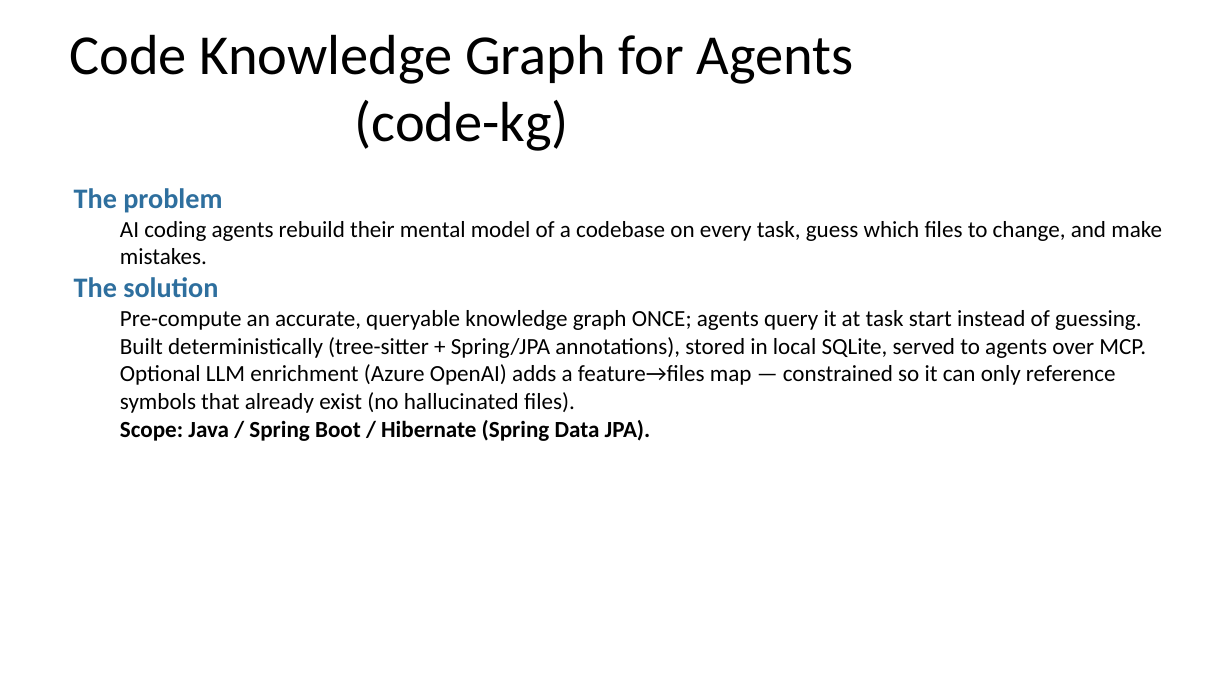
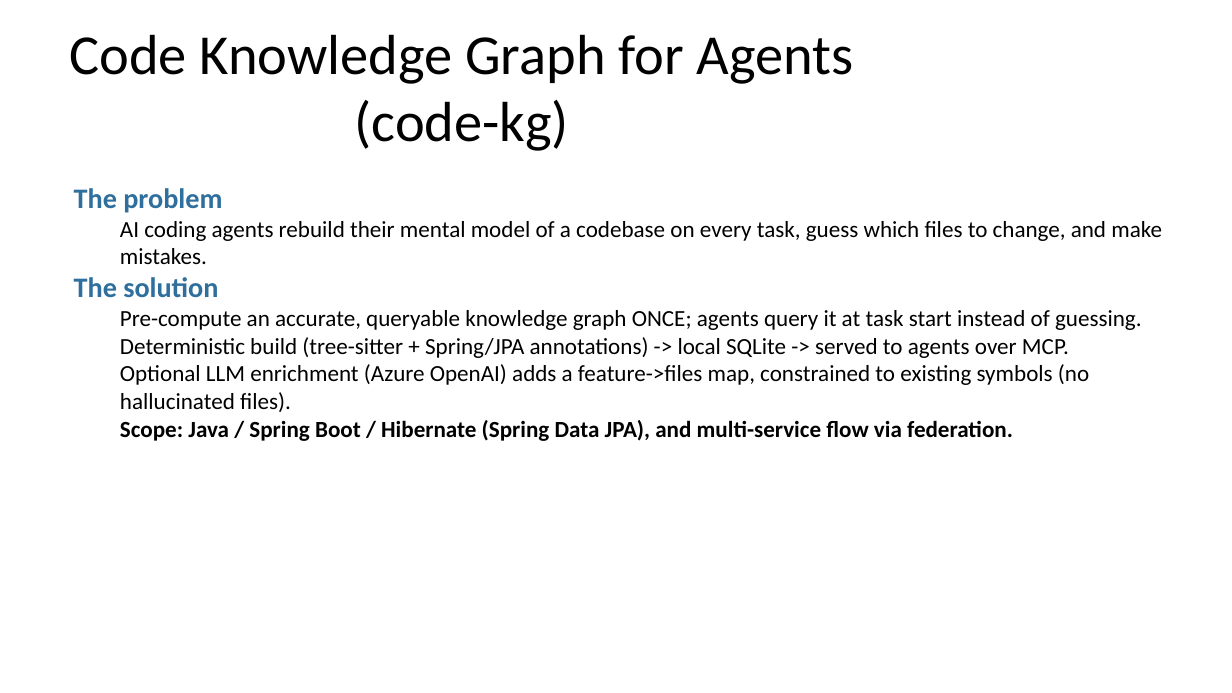
Before and after one commit to himanshu1792/code-knowledge-graph, a slide deck: slide 1 of docs/code-kg-overview.pptx. Drawn at 1232x693 pixels with LibreOffice and Linux fonts; fonts in the diff are those of the drawing. Boxes give left, top, right and bottom in pixels: in the first picture for what was removed or moved away, otherwise in the second. Text is boxed around its words. In the diff, an @@ line names an element or a change of style, - is before the commit and + after.

```diff
--- a/docs/code-kg-overview.pptx
+++ b/docs/code-kg-overview.pptx
@@ text at (120, 337, 1089, 441): text changed @@
-  Built deterministically (tree-sitter + Spring/JPA annotations), stored in local SQLite, served to agents over MCP.
-  Optional LLM enrichment (Azure OpenAI) adds a feature→files map — constrained so it can only reference symbols that already exist (no hallucinated files).
-  Scope: Java / Spring Boot / Hibernate (Spring Data JPA).
+  Deterministic build (tree-sitter + Spring/JPA annotations) -> local SQLite -> served to agents over MCP.
+  Optional LLM enrichment (Azure OpenAI) adds a feature->files map, constrained to existing symbols (no hallucinated files).
+  Scope: Java / Spring Boot / Hibernate (Spring Data JPA), and multi-service flow via federation.
```
Also in this commit, not shown: 2 other slides changed, 1 slide added, 1 other file.
